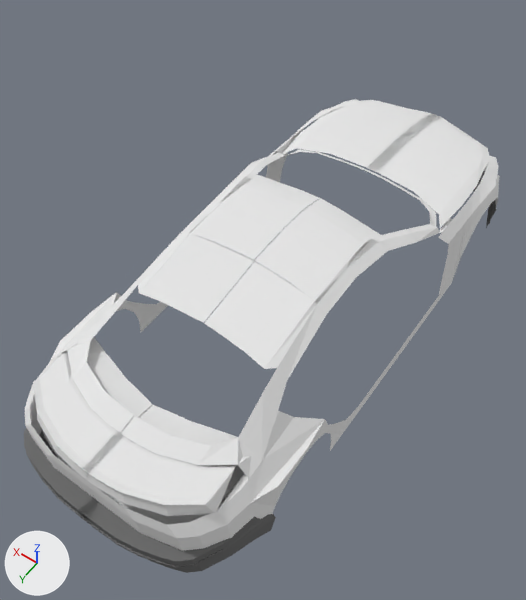
A saved change to the Blender file BMW/bmw150i.blend.
Both versions are drawn from a 50 mm camera at (-3.77, 6.43, 8.91) aimed at (0.13, 0.96, 0.32). The axes (+X, +Y, +Z) are drawn at lower left. The lights are the same throughout.

Script lines for the objects in view, before the commit:
```python
me_plane_001 = bpy.data.meshes.new('Plane.001')
me_plane_001.from_pydata(...)  # 492 vertices, 344 faces, 4 loose edges; spans x -3.0..3.0, y -245.0..1.0, z -1.0..2.0
me_plane_001.materials.append(mat_bodymat)  # its picture is missing
me_plane_003 = bpy.data.meshes.new('Plane.003')
me_plane_003.from_pydata(...)  # 70 vertices, 48 faces; spans x -15.2..15.2, y -26.7..6.2, z -0.5..0.0
me_plane_003.materials.append(mat_hoodmat)  # its picture is missing
me_plane_004 = bpy.data.meshes.new('Plane.004')
me_plane_004.from_pydata(...)  # 72 vertices, 52 faces; spans x -24.5..33.5, y -10.5..31.2, z -0.2..0.1
me_plane_004.materials.append(mat_trunkmat)  # its picture is missing
ob_body = bpy.data.objects.new('body', me_plane_001)
ob_body.location = (0.0, -4.49, -0.21)
ob_body.scale = (0.613, -0.0375, 1.0)
ob_hood = bpy.data.objects.new('hood', me_plane_003)
ob_hood.location = (0.0, -2.02, 0.84)
ob_hood.rotation_euler = (-0.0105, 0.0, 0.0)  # degrees (-0.6, 0, 0)
ob_hood.scale = (0.101, 0.0887, 1.0)
ob_trunk = bpy.data.objects.new('trunk', me_plane_004)
ob_trunk.location = (-0.23, 3.81, 0.99)
ob_trunk.rotation_euler = (0.115, 0.0, 0.0)  # degrees (6.6, 0, 0)
ob_trunk.scale = (0.0506, 0.0277, 1.0)
# also in view: 'rearBumper' at (0.0, 4.17, -0.12)
```
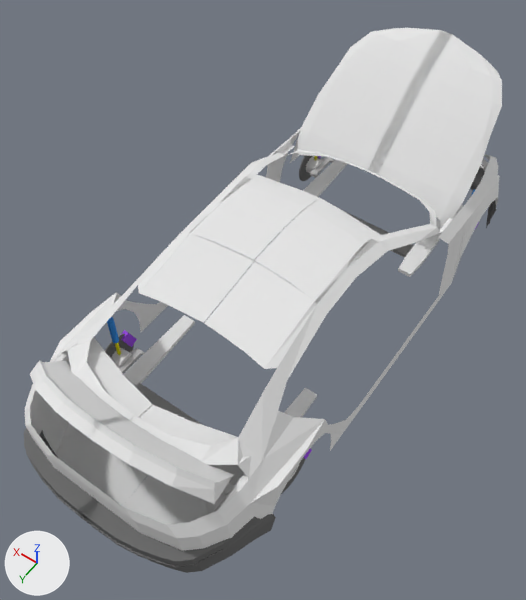
Location of each change, (x1, y1, x2, y2) in pixels of the pictures (526 x 600 px):
'hood', turned: before (283, 100, 490, 228); after (290, 28, 502, 228)
'trunk', turned: before (33, 353, 236, 516); after (30, 360, 234, 504)
'frontSuspensionFrame.001', added: after (123, 315, 317, 495)
'frontSuspensionFrame', added: after (294, 159, 463, 277)
'rearLeftControlArm', added: after (118, 348, 145, 374)
'brakeDisk.003', added: after (105, 334, 134, 358)
'rotationNuckle.001', added: after (111, 348, 132, 368)
'brakeDisk', added: after (299, 155, 319, 181)
'shockAbsorber.003', added: after (107, 317, 119, 343)
'leftControlArm', added: after (310, 157, 334, 178)
'rotationNuckle', added: after (306, 156, 323, 173)
'caliper', added: after (121, 330, 137, 347)
'brakeDisk.002', added: after (281, 457, 305, 494)
'Cylinder.003', added: after (115, 343, 121, 355)

Patch to the scene script:
```diff
--- a/BMW/bmw150i.blend.py
+++ b/BMW/bmw150i.blend.py
@@ ob_trunk @@
 ob_trunk.location = (-0.23, 3.81, 0.99)
-ob_trunk.rotation_euler = (0.115, 0.0, 0.0)  # degrees (6.6, 0, 0)
+ob_trunk.rotation_euler = (0.977, 0.0, 0.0)  # degrees (56, 0, 0)
 ob_trunk.scale = (0.0506, 0.0277, 1.0)
@@ ob_hood @@
 ob_hood.location = (0.0, -2.02, 0.84)
-ob_hood.rotation_euler = (-0.0105, 0.0, 0.0)  # degrees (-0.6, 0, 0)
+ob_hood.rotation_euler = (-0.852, 0.0, 0.0)  # degrees (-49, 0, 0)
 ob_hood.scale = (0.101, 0.0887, 1.0)
@@ ob_frontsuspensionframe @@
+ob_frontsuspensionframe = bpy.data.objects.new('frontSuspensionFrame', me_cube)  # 44 vertices, 38 faces; spans x -1.29..1.29, y -10.46..3.31, z -1.0..1.0
+ob_frontsuspensionframe.location = (0.02, -1.79, -0.37)
+ob_frontsuspensionframe.scale = (1.0, 0.143, 0.0359)
@@ ob_leftcontrolarm @@
+ob_leftcontrolarm = bpy.data.objects.new('leftControlArm', me_cube_001)  # 28 vertices, 26 faces; spans x -2.26..4.64, y -1.0..1.0, z -1.0..1.0; in mat_partsgrey (light grey #c0c0c0)
+ob_leftcontrolarm.location = (1.41, -2.7, -0.38)
+ob_leftcontrolarm.scale = (0.0523, 0.285, -0.0256)
@@ ob_frontsuspensionframe_001 @@
+ob_frontsuspensionframe_001 = bpy.data.objects.new('frontSuspensionFrame.001', me_cube.copy())
+ob_frontsuspensionframe_001.location = (0.02, 3.01, -0.37)
+ob_frontsuspensionframe_001.scale = (1.0, 0.143, 0.0359)
@@ ob_rearleftcontrolarm @@
+ob_rearleftcontrolarm = bpy.data.objects.new('rearLeftControlArm', me_cube_001.copy())
+ob_rearleftcontrolarm.location = (1.41, 2.69, -0.38)
+ob_rearleftcontrolarm.scale = (0.0523, 0.285, -0.0256)
@@ ob_rotationnuckle @@
+ob_rotationnuckle = bpy.data.objects.new('rotationNuckle', me_cylinder)  # a 32-sided cylinder along z spanning x -1.0..1.0, y -1.0..1.0, z -1.0..1.0
+ob_rotationnuckle.location = (1.54, -2.68, -0.41)
+ob_rotationnuckle.rotation_euler = (0.0, 1.571, 0.0)  # degrees (0, 90, 0)
+ob_rotationnuckle.scale = (0.157, 0.157, 0.0934)
@@ ob_rotationnuckle_001 @@
+ob_rotationnuckle_001 = bpy.data.objects.new('rotationNuckle.001', me_cylinder.copy())
+ob_rotationnuckle_001.location = (1.54, 2.69, -0.41)
+ob_rotationnuckle_001.rotation_euler = (0.0, 1.571, 0.0)  # degrees (0, 90, 0)
+ob_rotationnuckle_001.scale = (0.157, 0.157, 0.0934)
@@ ob_cylinder_003 @@
+ob_cylinder_003 = bpy.data.objects.new('Cylinder.003', me_cylinder_010)  # a 32-sided cylinder along z spanning x -1.0..1.0, y -1.0..1.0, z -1.0..1.0; in mat_shockabsorberyellow (yellow #e7db1e)
+ob_cylinder_003.parent = ob_shockabsorber_003
+ob_cylinder_003.location = (1.614, 2.689, -0.0498)
+ob_cylinder_003.scale = (0.0274, 0.0274, 0.213)
@@ ob_shockabsorber_003 @@
+ob_shockabsorber_003 = bpy.data.objects.new('shockAbsorber.003', me_cylinder_009)  # a 32-sided cylinder along z spanning x -1.0..1.0, y -1.0..1.0, z -1.0..1.0; in mat_shockabsorberblue (blue #3f92e7)
+ob_shockabsorber_003.location = (1.55, 2.69, 0.36)
+ob_shockabsorber_003.scale = (0.0497, 0.0497, 0.259)
@@ ob_brakedisk @@
+ob_brakedisk = bpy.data.objects.new('brakeDisk', me_cylinder_011)  # 320 vertices, 170 faces; spans x -1.0..1.0, y -1.0..1.0, z -1.0..1.0; in mat_bumpermat (dark grey #6e6e6e)
+ob_brakedisk.location = (1.64, -2.69, -0.38)
+ob_brakedisk.rotation_euler = (0.0, 1.571, 0.0)  # degrees (0, 90, 0)
+ob_brakedisk.scale = (0.381, 0.372, -0.00924)
@@ ob_brakedisk_002 @@
+ob_brakedisk_002 = bpy.data.objects.new('brakeDisk.002', me_cylinder_011.copy())
+ob_brakedisk_002.location = (-1.6, 2.68, -0.38)
+ob_brakedisk_002.rotation_euler = (0.0, 1.571, 0.0)  # degrees (0, 90, 0)
+ob_brakedisk_002.scale = (0.381, 0.372, -0.00924)
@@ ob_brakedisk_003 @@
+ob_brakedisk_003 = bpy.data.objects.new('brakeDisk.003', me_cylinder_011.copy())
+ob_brakedisk_003.location = (1.64, 2.68, -0.38)
+ob_brakedisk_003.rotation_euler = (0.0, 1.571, 0.0)  # degrees (0, 90, 0)
+ob_brakedisk_003.scale = (0.381, 0.372, -0.00924)
@@ ob_caliper @@
+ob_caliper = bpy.data.objects.new('caliper', me_cube_009)  # a box spanning x -1.0..1.0, y -1.0..1.0, z -1.0..1.0; in mat_caliper (purple #9f52e7)
+ob_caliper.location = (1.64, 2.4, -0.26)
+ob_caliper.rotation_euler = (-0.387, 0.0, 0.0)  # degrees (-22, 0, 0)
+ob_caliper.scale = (0.0417, 0.0737, 0.179)
```
